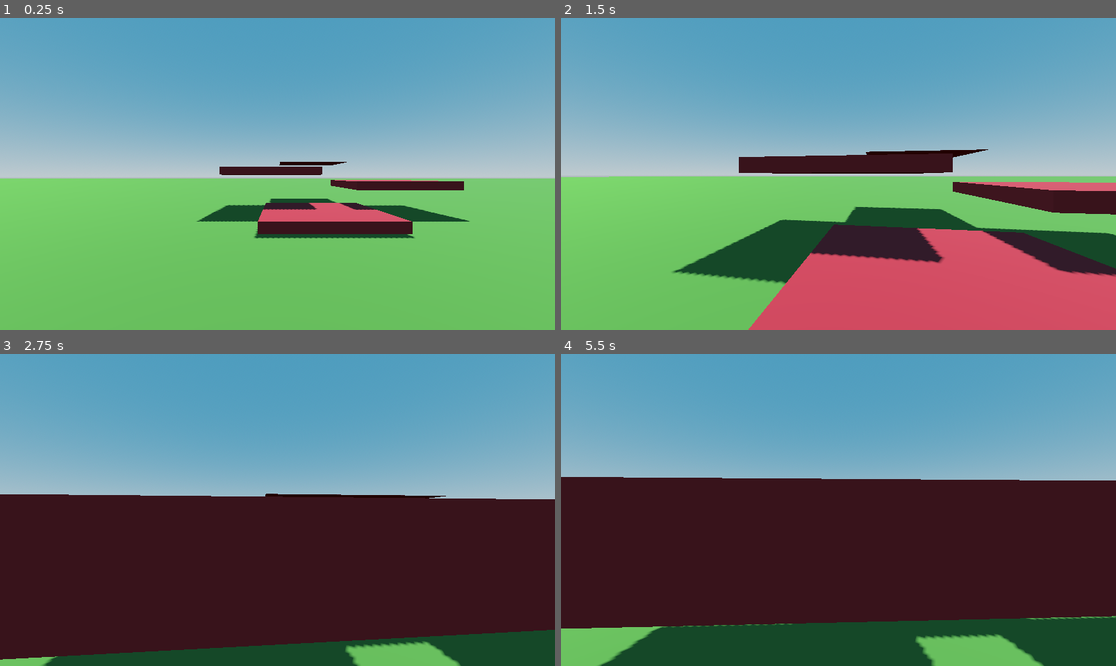
Above: before the commit, frames 1-4 (two rows, left to right).
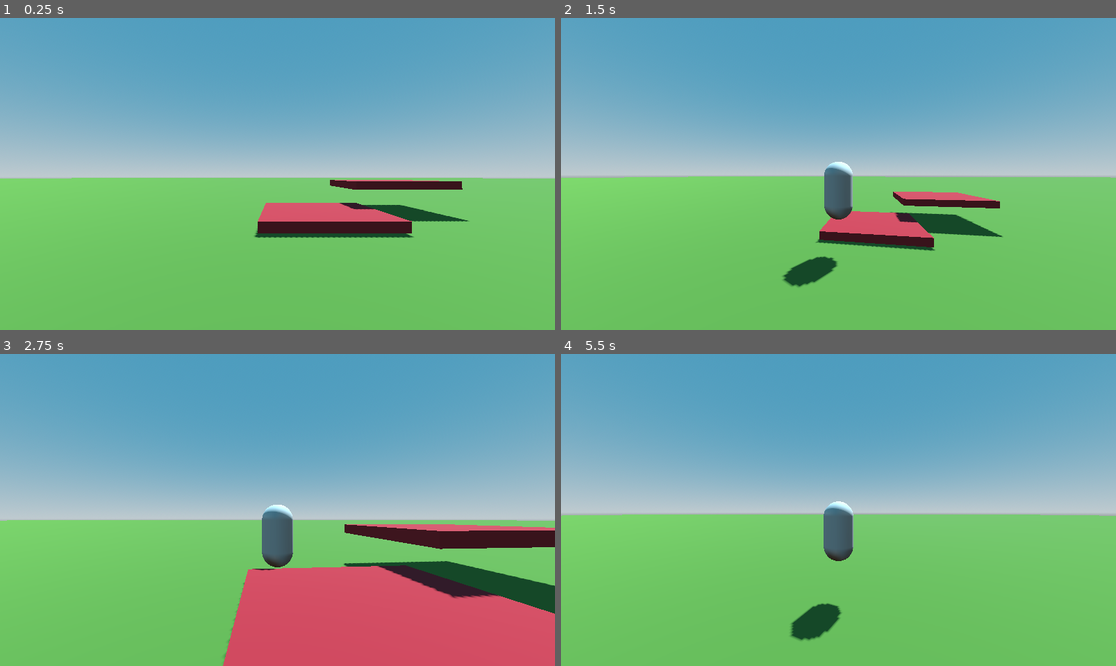
Above: after the commit, the same moments.

Repository: dcChilshock/Game-Design-II
Game: Godot game, scene res://scene_3d.tscn
Same seed, same stepped clock (60 frames per second), same inputs: the game is played once before the commit and once after it. The project has no main scene, so this scene is started directly.
Inputs (mouse positions are in pixels of both pictures, inside the frame that each line leads up to):
- Up to frame 1 (0.25 s): no input
- Up to frame 2 (1.5 s): tap Enter (ui_accept) at 0.5, 0.77 s; move the mouse to (866, 174) at 0.52 s; hold Up (ui_up) from 0.53 s (still down); tap V (change_camera) at 0.6 s; tap Shift (sprint) at 0.8, 1.35 s; move the mouse to (810, 174) at 1.27 s
- Up to frame 3 (2.75 s): keep holding Up (ui_up); tap Enter (ui_accept) at 1.52 s; tap V (change_camera) at 1.55, 2.1 s; move the mouse to (288, 503) at 2.02 s; tap Shift (sprint) at 2.3 s
- Up to frame 4 (5.5 s): keep holding Up (ui_up); move the mouse to (832, 516) at 2.77 s; tap Shift (sprint) at 2.85, 3.8, 4.35, 5.3 s; tap Enter (ui_accept) at 3.02, 3.77, 4.52 s; tap V (change_camera) at 3.05, 3.6, 4.55, 5.1 s; move the mouse to (877, 513) at 3.52 s; move the mouse to (794, 506) at 4.27 s; move the mouse to (844, 510) at 5.02 s

The runs differ from the first frame. In frame 1, 1.9% of the frame differs, in the area x 12-87%, y 46-71%; in frame 2, 29%; in frame 3, 52%; in frame 4, 57%, in the area x 0-100%, y 39-100%.

Commit message:
1/29/2025

Diff:
--- a/player_3d.gd
+++ b/player_3d.gd
@@ -1,13 +1,18 @@
 extends CharacterBody3D
 
-
-const SPEED = 5.0
-const JUMP_VELOCITY = 4.5
+const WALK_SPEED = 5.0
+const SPRINT_SPEED = 8.5
+var SPEED = WALK_SPEED
+const JUMP_VELOCITY = 6.0
 
 const CAM_SENSITIVITY = 0.03
 @onready var camera = $Head/Camera3D
+@onready var camera_arm = $SpringArm3D
+@onready var camera_pos = camera.position
+@onready var BASE_FOV = camera.fov
+var first_person = true
 
-var first_person = true
+var FOV_CHANGE = 1.0
 
 const BOB_FREQ = 2.4 #how frequent the bobings are
 const BOB_AMP = 0.08 #how large the bobings are
@@ -22,6 +27,11 @@
 			self.rotate_y(-event.relative.x*(CAM_SENSITIVITY/10.0))
 			camera.rotate_x(-event.relative.y*(CAM_SENSITIVITY/10.0))
 			camera.rotation.x = clamp(camera.rotation.x,deg_to_rad(-40), deg_to_rad(60))
+		else:
+			self.rotate_y(-event.relative.x*(CAM_SENSITIVITY/10.0))
+			camera_arm.rotate_x(-event.relative.y*(CAM_SENSITIVITY/10.0))
+			camera_arm.rotation.x = clamp(camera_arm.rotation.x,deg_to_rad(-75), deg_to_rad(75))
+
 	pass
 
 func _physics_process(delta: float) -> void:
@@ -30,8 +40,17 @@
 			Input.set_mouse_mode(Input.MOUSE_MODE_VISIBLE)
 		else:
 			Input.set_mouse_mode(Input.MOUSE_MODE_CAPTURED)
+	if Input.is_action_just_pressed("change_camera"):
+		toggle_camera_parent()
+	# Add the gravity.
 
-	# Add the gravity.
+	if Input.is_action_just_pressed("sprint"):
+		SPEED = SPRINT_SPEED
+		FOV_CHANGE = 9.0
+	else:
+		SPEED = WALK_SPEED
+		FOV_CHANGE = 1.0
+
 	if not is_on_floor():
 		velocity += get_gravity() * delta
 
@@ -50,6 +69,10 @@
 		velocity.x = move_toward(velocity.x, 0, SPEED)
 		velocity.z = move_toward(velocity.z, 0, SPEED)
 
+	var velocity_clamped = clamp(velocity.length(), 0.5, SPEED * 2)
+	var target_fov = BASE_FOV + FOV_CHANGE * velocity_clamped
+	camera.fov = lerp(camera.fov, target_fov, delta * 8.0)
+
 	t_bob += delta * velocity.length() * float(is_on_floor())
 	#a true boolen value can = 1 and a false can equal
 	#the number value 0.
@@ -58,6 +81,20 @@
 	move_and_slide()
 
 
+func toggle_camera_parent():
+	var parent = "Head"
+	if first_person:
+		parent = "SpringArm3D"
+		#TODO: Model visibel
+	var child = camera
+	child.get_parent().remove_child(child)
+	get_node(parent).add_child(child)
+	camera = child
+	if not first_person:
+		camera.position = camera_pos
+		#TODO: Model invisible
+	first_person = not first_person
+
 func headbob(time):
 	var pos = Vector3.ZERO
 	pos.x = cos(time * BOB_FREQ / 2) * BOB_AMP
--- /dev/null
+++ b/player_3d.tscn
@@ -0,0 +1,29 @@
+[gd_scene load_steps=4 format=3 uid="uid://duxtr160wi40i"]
+
+[ext_resource type="Script" path="res://player_3d.gd" id="1_853gj"]
+
+[sub_resource type="CapsuleMesh" id="CapsuleMesh_5xj4v"]
+
+[sub_resource type="CapsuleShape3D" id="CapsuleShape3D_hjopr"]
+
+[node name="Player3d" type="CharacterBody3D"]
+script = ExtResource("1_853gj")
+
+[node name="MeshInstance3D" type="MeshInstance3D" parent="."]
+transform = Transform3D(1, 0, 0, 0, 1, 0, 0, 0, 1, 0, 0.169025, 0)
+mesh = SubResource("CapsuleMesh_5xj4v")
+
+[node name="CollisionShape3D" type="CollisionShape3D" parent="."]
+transform = Transform3D(1, 0, 0, 0, 1, 0, 0, 0, 1, 0, 0.174826, 0)
+shape = SubResource("CapsuleShape3D_hjopr")
+
+[node name="SpringArm3D" type="SpringArm3D" parent="."]
+transform = Transform3D(1, 0, 0, 0, 1, 0, 0, 0, 1, 0, 0.6, 0)
+spring_length = 6.0
+
+[node name="Head" type="Node3D" parent="."]
+transform = Transform3D(1, 0, 0, 0, 1, 0, 0, 0, 1, -0.0131095, 0.877226, 0)
+
+[node name="Camera3D" type="Camera3D" parent="Head"]
+transform = Transform3D(1, 0, 0, 0, 0.999906, -0.0137179, 0, 0.0137179, 0.999906, 0, 0.118311, 0.114928)
+current = true
--- a/scene_3d.tscn
+++ b/scene_3d.tscn
@@ -1,6 +1,6 @@
-[gd_scene load_steps=11 format=3 uid="uid://clikmqbx2stdm"]
+[gd_scene load_steps=8 format=3 uid="uid://clikmqbx2stdm"]
 
-[ext_resource type="Script" path="res://player_3d.gd" id="1_dgpcx"]
+[ext_resource type="PackedScene" uid="uid://duxtr160wi40i" path="res://player_3d.tscn" id="1_xband"]
 
 [sub_resource type="ProceduralSkyMaterial" id="ProceduralSkyMaterial_cpl82"]
 sky_top_color = Color(0.240646, 0.478547, 0.607469, 1)
@@ -21,13 +21,6 @@
 [sub_resource type="StandardMaterial3D" id="StandardMaterial3D_ychxy"]
 albedo_color = Color(0.245097, 0.362486, 0.135697, 1)
 
-[sub_resource type="CapsuleMesh" id="CapsuleMesh_5xj4v"]
-
-[sub_resource type="CapsuleShape3D" id="CapsuleShape3D_hjopr"]
-
-[sub_resource type="PrismMesh" id="PrismMesh_j88xk"]
-size = Vector3(30, 10, 20)
-
 [sub_resource type="StandardMaterial3D" id="StandardMaterial3D_w8rro"]
 albedo_color = Color(0.508508, 0.107079, 0.144026, 1)
 
@@ -45,33 +38,8 @@
 mesh = SubResource("PlaneMesh_citgd")
 material = SubResource("StandardMaterial3D_ychxy")
 
-[node name="Player3d" type="CharacterBody3D" parent="."]
-transform = Transform3D(1, 0, 0, 0, 1, 0, 0, 0, 1, 0, 20.5578, 0)
-script = ExtResource("1_dgpcx")
-
-[node name="MeshInstance3D" type="MeshInstance3D" parent="Player3d"]
-transform = Transform3D(1, 0, 0, 0, 1, 0, 0, 0, 1, 0, -19.3524, 0)
-mesh = SubResource("CapsuleMesh_5xj4v")
-
-[node name="CollisionShape3D" type="CollisionShape3D" parent="Player3d"]
-transform = Transform3D(1, 0, 0, 0, 1, 0, 0, 0, 1, 0, -19.3466, 0)
-shape = SubResource("CapsuleShape3D_hjopr")
-
-[node name="Head" type="Node3D" parent="Player3d"]
-transform = Transform3D(1, 0, 0, 0, 1, 0, 0, 0, 1, -0.0131095, -18.6442, 0)
-
-[node name="Camera3D" type="Camera3D" parent="Player3d/Head"]
-transform = Transform3D(1, 0, 0, 0, 0.999906, -0.0137179, 0, 0.0137179, 0.999906, 0, 0.118311, 0.114928)
-current = true
-
-[node name="Camera3D" type="Camera3D" parent="."]
-transform = Transform3D(1, 0, 0, 0, 0.941129, 0.338048, 0, -0.338048, 0.941129, 0, 10.4259, 13.7776)
-fov = 110.346
-
-[node name="CSGMesh3D2" type="CSGMesh3D" parent="."]
-transform = Transform3D(1, 0, 0, 0, 1, 0, 0, 0, 1, 0, 2.22856, 25.8899)
-use_collision = true
-mesh = SubResource("PrismMesh_j88xk")
+[node name="Player3d" parent="." instance=ExtResource("1_xband")]
+transform = Transform3D(1, 0, 0, 0, 1, 0, 0, 0, 1, 0, 0.799039, 0)
 
 [node name="CSGBox3D" type="CSGBox3D" parent="."]
 transform = Transform3D(1, 0, 0, 0, 1, 0, 0, 0, 1, 1.71429, 0.246231, -7.92032)
@@ -86,13 +54,11 @@
 material = SubResource("StandardMaterial3D_w8rro")
 
 [node name="CSGBox3D4" type="CSGBox3D" parent="."]
-transform = Transform3D(1, 0, 0, 0, 1, 0, 0, 0, 1, -0.211495, 1.9714, -10.8646)
+transform = Transform3D(1, 0, 0, 0, 1, 0, 0, 0, 1, -6.19211, 35.2801, -16.5716)
 use_collision = true
 size = Vector3(4.42859, 0.351074, 4.19141)
 material = SubResource("StandardMaterial3D_w8rro")
 
-[node name="CSGBox3D5" type="CSGBox3D" parent="."]
-transform = Transform3D(1, 0, 0, 0, 1, 0, 0, 0, 1, 2.44221, 2.66792, -14.9402)
-use_collision = true
-size = Vector3(4.42859, 0.001, 4.19141)
-material = SubResource("StandardMaterial3D_w8rro")
+[node name="CSGBox3D3" type="CSGBox3D" parent="."]
+transform = Transform3D(1, 0, 0, 0, 1, 0, 0, 0, 1, 0, 28.8405, 65.6962)
+size = Vector3(2.5, 60.1811, 2.5)
